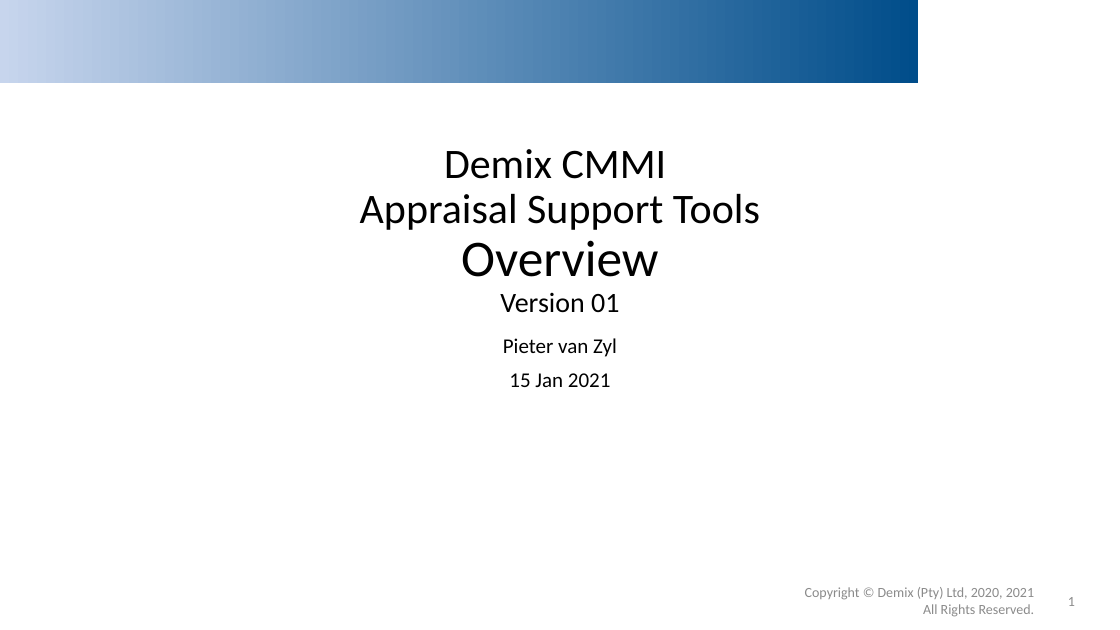
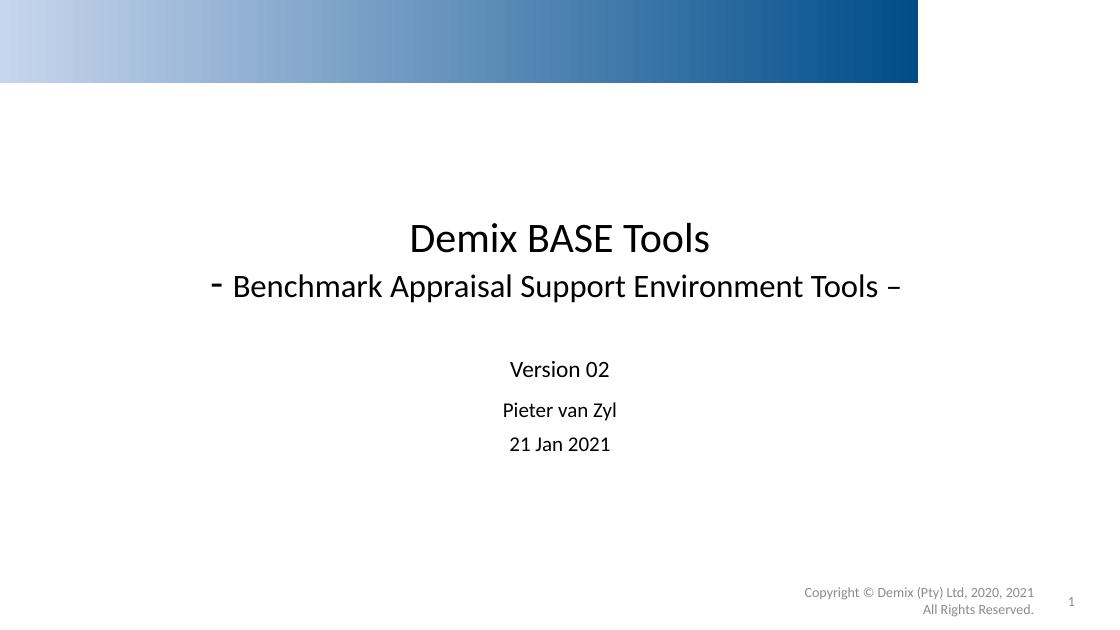
Before and after one commit to DemixTech/CMMITools, a slide deck: slide 1 of 02_Overview.pptx. Drawn at 1120x630 pixels with LibreOffice and Linux fonts; fonts in the diff are those of the drawing; background and template pictures are left out. Boxes give left, top, right and bottom in pixels: in the first picture for what was removed or moved away, otherwise in the second. Text is boxed around its words. In the diff, an @@ line names an element or a change of style, - is before the commit and + after.

```diff
--- a/02_Overview.pptx
+++ b/02_Overview.pptx
@@ title at bbox=[233, 223, 879, 377]: text changed; size 36 to 28 pt @@
-Demix CMMI
-Appraisal Support Tools
-Overview
-Version 01
+Demix BASE Tools
+- Benchmark Appraisal Support Environment Tools –
+Version 02
@@ subtitle "Pieter van Zyl": place and size @@
-subtitle "Pieter van Zyl" at bbox=[503, 338, 617, 387]
+subtitle "Pieter van Zyl" at bbox=[503, 402, 617, 451]
@@ subtitle at bbox=[509, 437, 611, 451]: text changed @@
-15 Jan 2021
+21 Jan 2021
```
Also in this commit, not shown: 4 other slides changed, 2 slides added, 59 other files.
